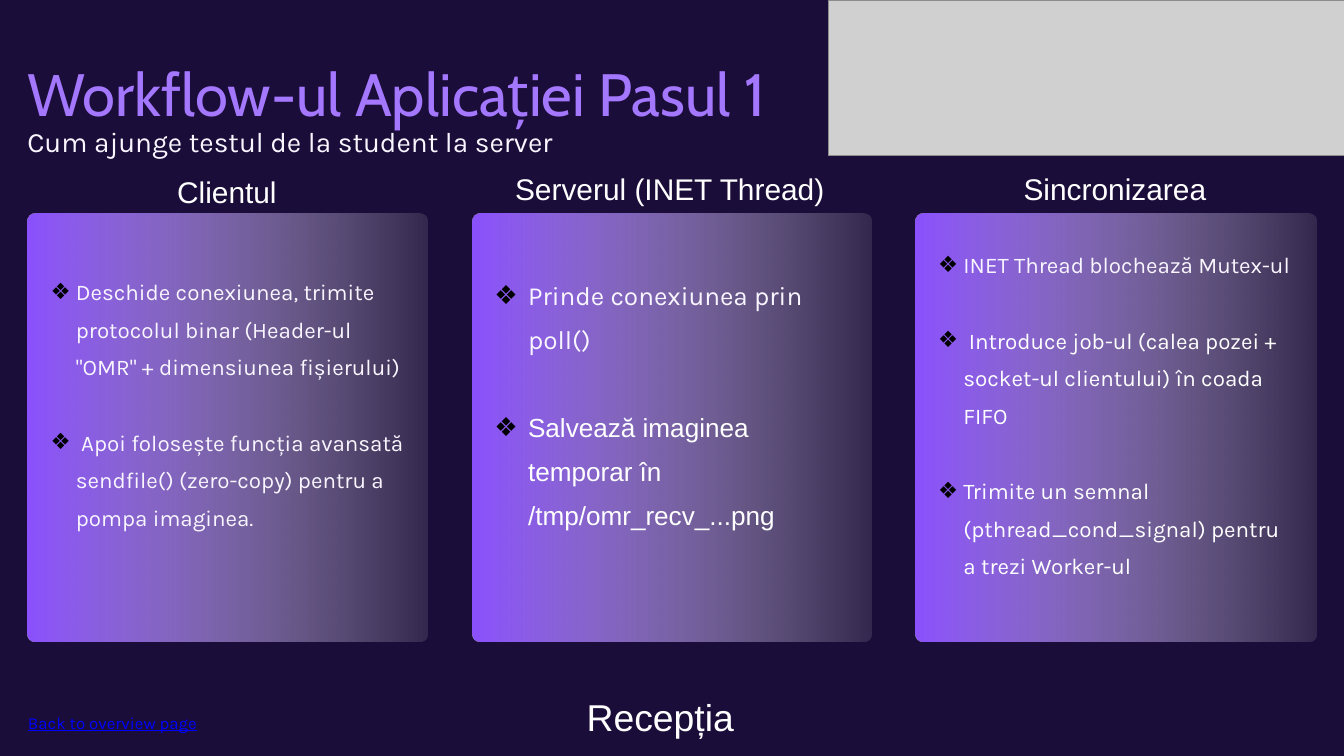
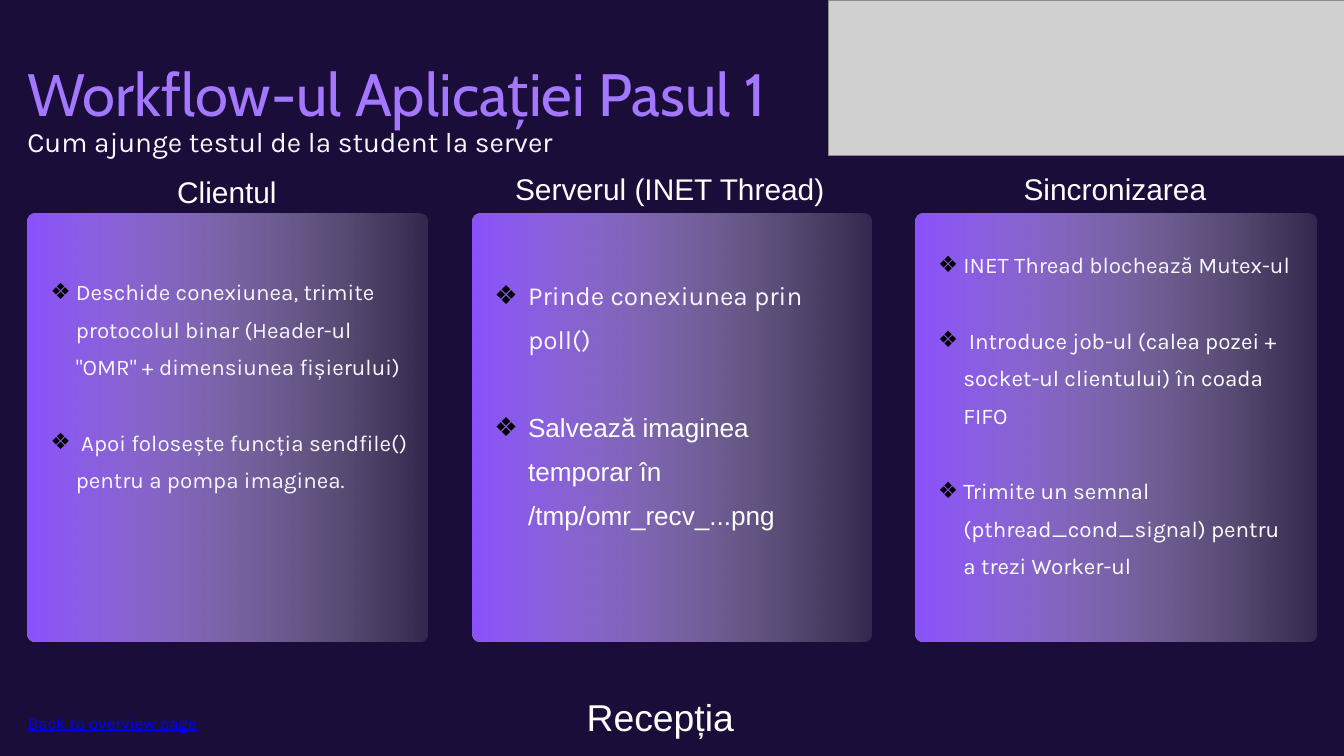
Before and after one commit to Nicu-2004/proiectpcd, a slide deck: slide 7 of PrezentarePCD.pptx. Drawn at 1344x756 pixels with LibreOffice and Linux fonts; fonts in the diff are those of the drawing; grey boxes stand for pictures. Boxes give left, top, right and bottom in pixels: in the first picture for what was removed or moved away, otherwise in the second. Text is boxed around its words. In the diff, an @@ line names an element or a change of style, - is before the commit and + after.

```diff
--- a/PrezentarePCD.pptx
+++ b/PrezentarePCD.pptx
@@ text at [76, 435, 407, 494]: text changed @@
-❖ Apoi folosește funcția avansată sendfile() (zero-copy) pentru a pompa imaginea.
+❖ Apoi folosește funcția sendfile() pentru a pompa imaginea.
```
Also in this commit, not shown: 4 other slides changed, 2 slides added, 1 slide removed.
